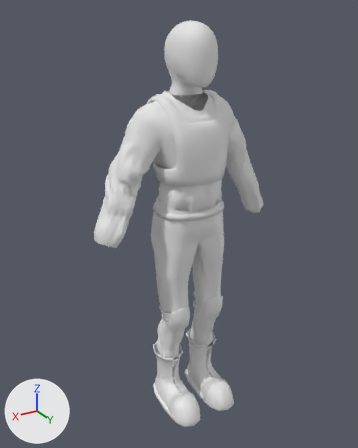
One commit to the Blender file models/char_models/blend_character_files/Grunt.blend: the scene before it, then after it.
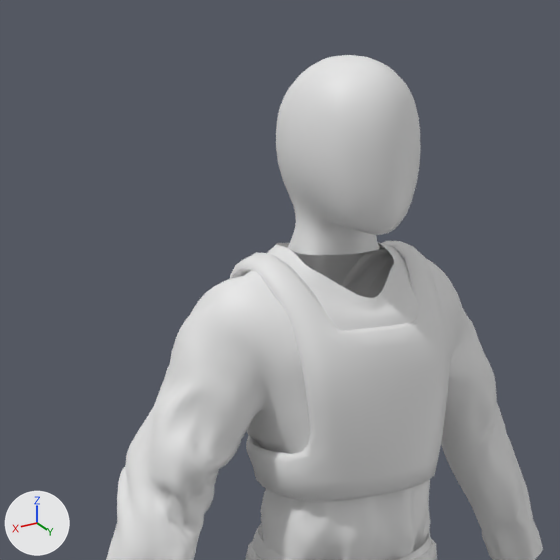
The first picture shows the older version from a 50 mm lens placed at (1.263, 1.991, 2.115), pointed at (0.044, -0.04, 1.1). The close-ups show both versions on the part from 17% to 75% of the width and 0% to 47% of the height of that picture; other places that the commit changed are outside them. Every picture has the same lights, and +X, +Y and +Z are marked at lower left.

In view in the first close-up: 'body', 'clothes', 'kevlar'.
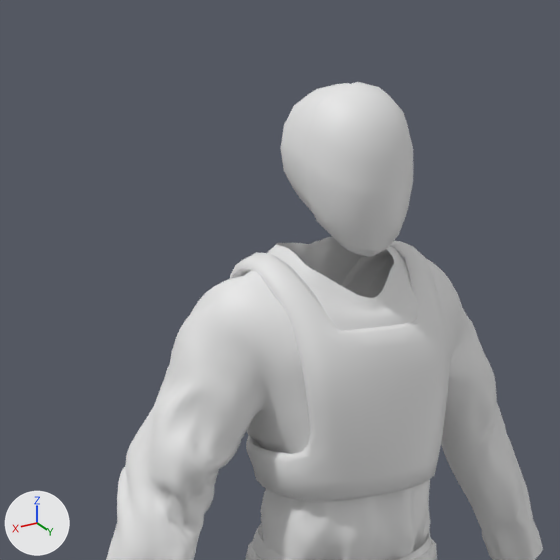
Pixel boxes (x1, y1, x2, y2) of what changed, in the close-ups (560 x 560 px):
'body', deleted: before (276, 55, 421, 255)
'mask', added: after (281, 82, 413, 257)

Edits to the bpy script that builds the scene:
```text
Add me_cube_009:
    me_cube_009.from_pydata(...)  # 270 vertices, 258 faces; spans x -0.126..0.075, y -0.231..0.009, z -0.147..0.128
    me_cube_009.polygons.foreach_set('use_smooth', [True] * 258)
Remove ob_body:
    ob_body = bpy.data.objects.new('body', me_cube_007)
    ob_body.location = (0.0, 0.0, -0.044)
    _m = ob_body.modifiers.new('Subdivision', 'SUBSURF')
    _m.levels = 4
Add ob_mask:
    ob_mask = bpy.data.objects.new('mask', me_cube_009)
    ob_mask.location = (0.026, 0.107, 1.908)
```
